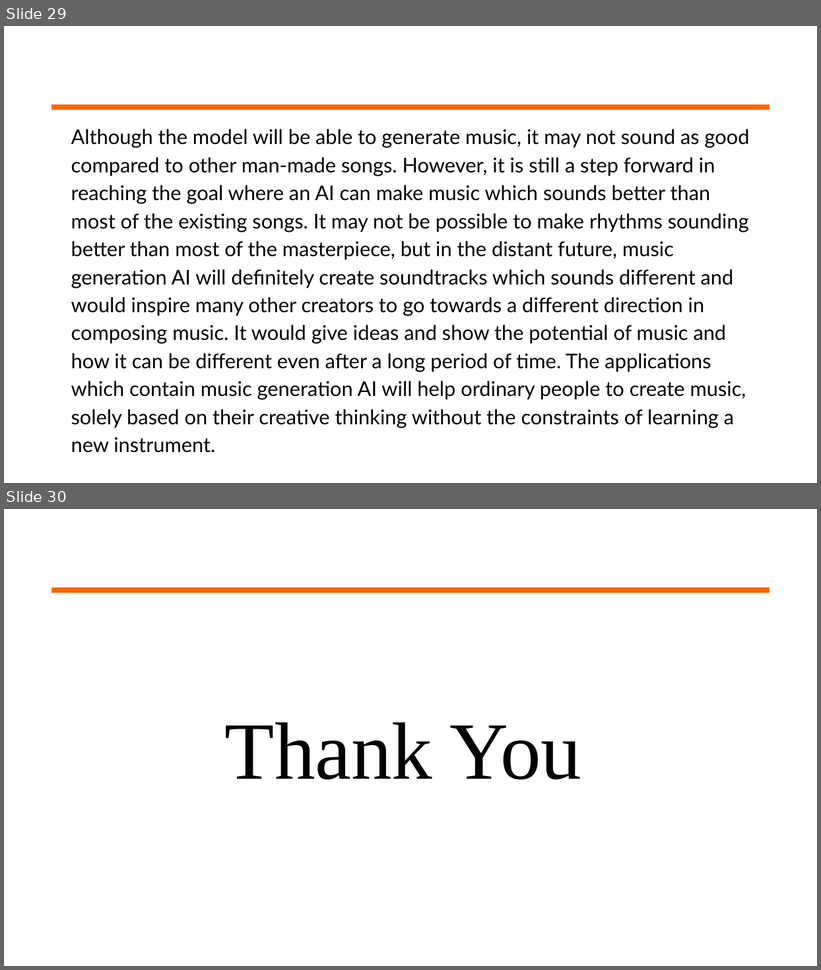
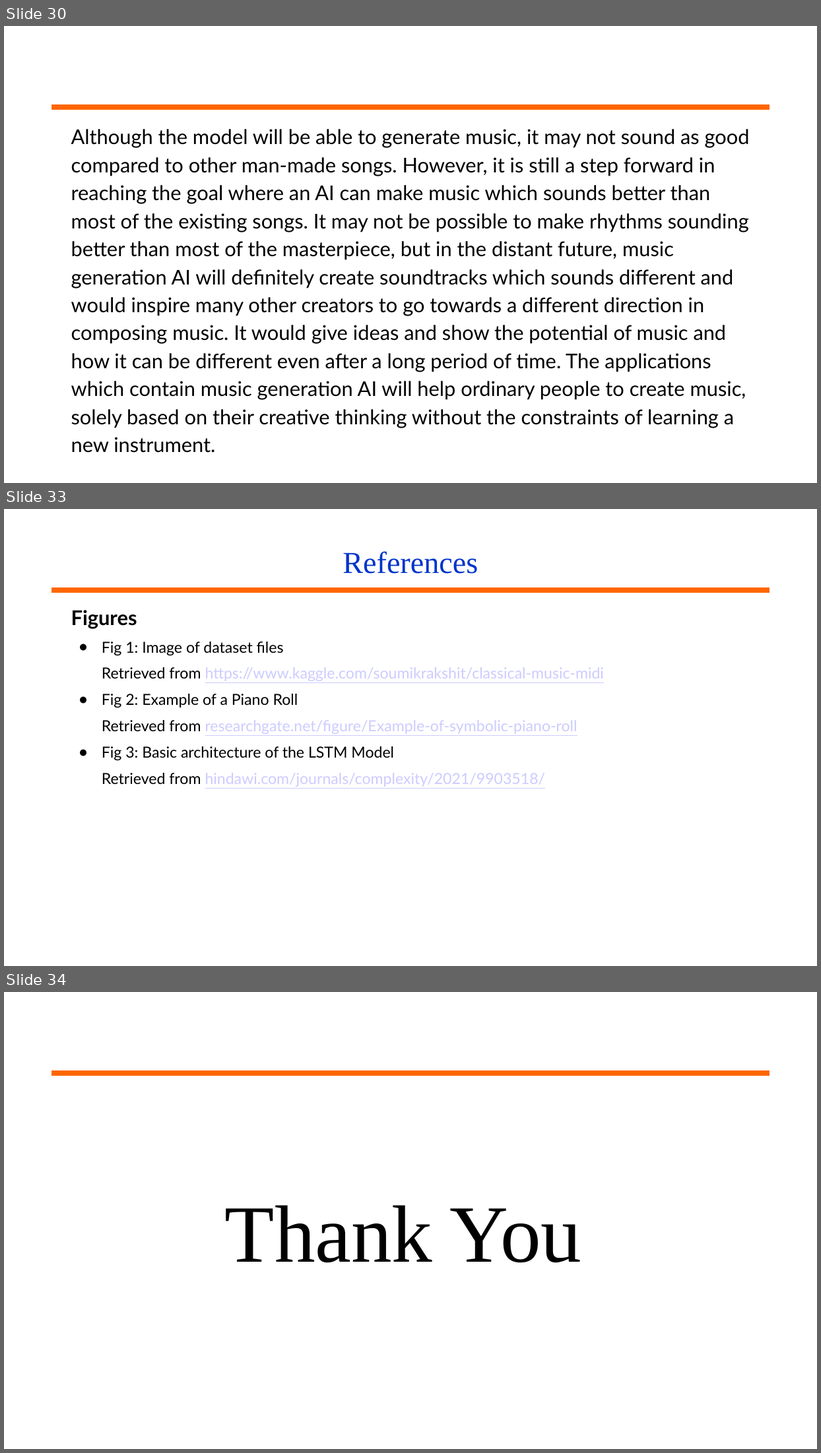
Before and after one commit to jerinjoseph121/Music-Generation, a slide deck: Presentation/Music Generation Major Project.pptx. Shown one above the other, each under a label of ours: slides 29 and 30 before the commit, slides 30, 33 and 34 after it; the slides between them are not shown. The pictures are 821x970 and 821x1453 pixels, drawn with LibreOffice and Linux fonts; fonts in the diff are those of the drawing; background and template pictures are left out. Boxes give left, top, right and bottom in pixels: in the first picture for what was removed or moved away, otherwise in the second. Text is boxed around its words. In the diff, an @@ line names an element or a change of style, - is before the commit and + after.

```diff
--- a/Presentation/Music Generation Major Project.pptx
+++ b/Presentation/Music Generation Major Project.pptx
@@ slide 33 added at (x1=4, y1=509, x2=817, y2=966), background #FFFFFF; not listed: 1 template element that a slide beside it also shows @@
@@ title added at (x1=343, y1=551, x2=478, y2=574), 36 pt, text #0033CC @@
+References
@@ text added at (x1=71, y1=610, x2=604, y2=787), 18 pt, text #CCCCFF, underline @@
+Figures
+● Fig 1: Image of dataset files
+Retrieved from https://www.kaggle.com/soumikrakshit/classical-music-midi
+● Fig 2: Example of a Piano Roll
+Retrieved from researchgate.net/figure/Example-of-symbolic-piano-roll
+● Fig 3: Basic architecture of the LSTM Model
+Retrieved from hindawi.com/journals/complexity/2021/9903518/
@@ what was slide 29 is now slide 30 @@
@@ what was slide 30 is now slide 34 @@
```
Also in this commit, not shown: 9 slides changed, 5 other slides added, 2 slides removed.
